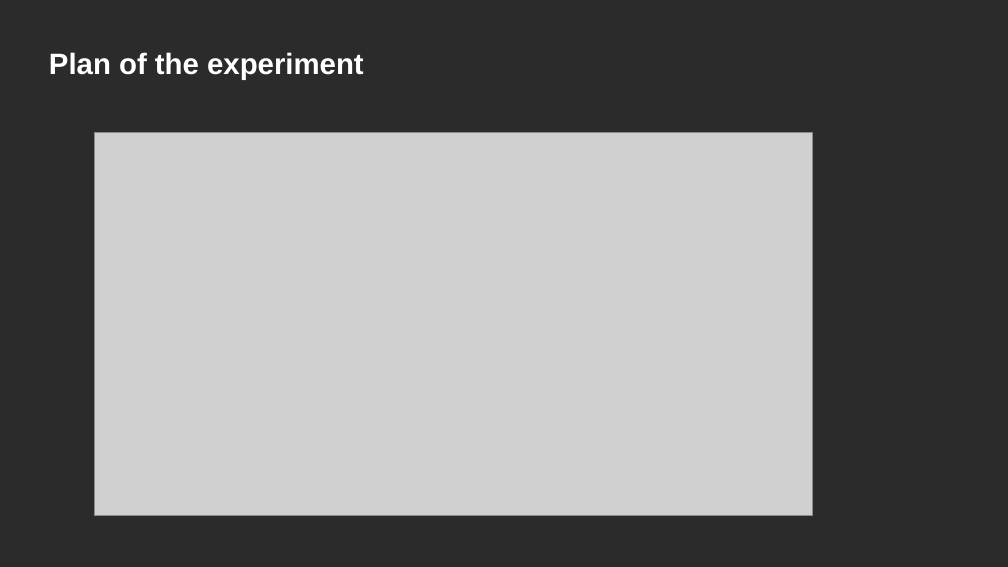
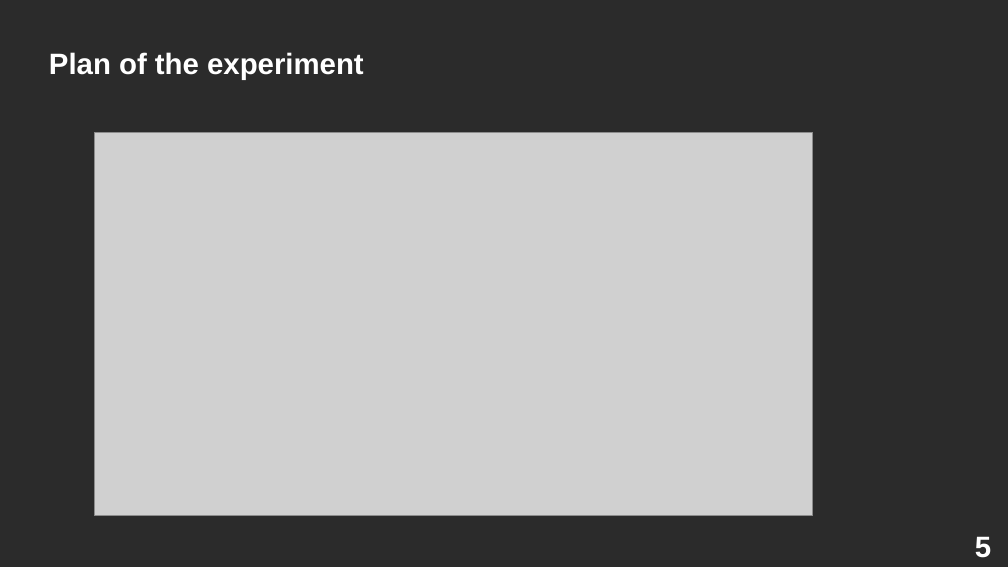
Before and after one commit to Dormant512/nir-presentation, a slide deck: slide 5 of Grig-nir-1.pptx (slide 4 before the commit). Drawn at 1008x567 pixels with LibreOffice and Linux fonts; fonts in the diff are those of the drawing; grey boxes stand for pictures; background and template pictures are left out; a plain dark background stands for a picture behind light text. Boxes give left, top, right and bottom in pixels: in the first picture for what was removed or moved away, otherwise in the second. Text is boxed around its words. In the diff, an @@ line names an element or a change of style, - is before the commit and + after.

```diff
--- a/Grig-nir-1.pptx
+++ b/Grig-nir-1.pptx
@@ text added at (x1=975, y1=536, x2=991, y2=558), 28 pt, text #FFFFFF, bold @@
+5
```
Also in this commit, not shown: 7 other slides changed, 3 slides added, 1 slide removed, 4 other files.
